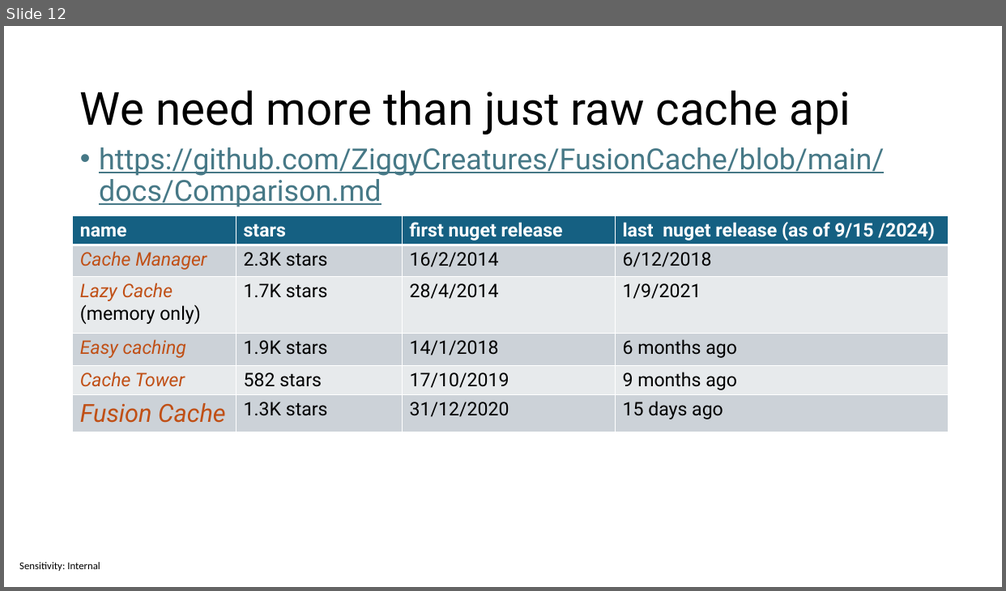
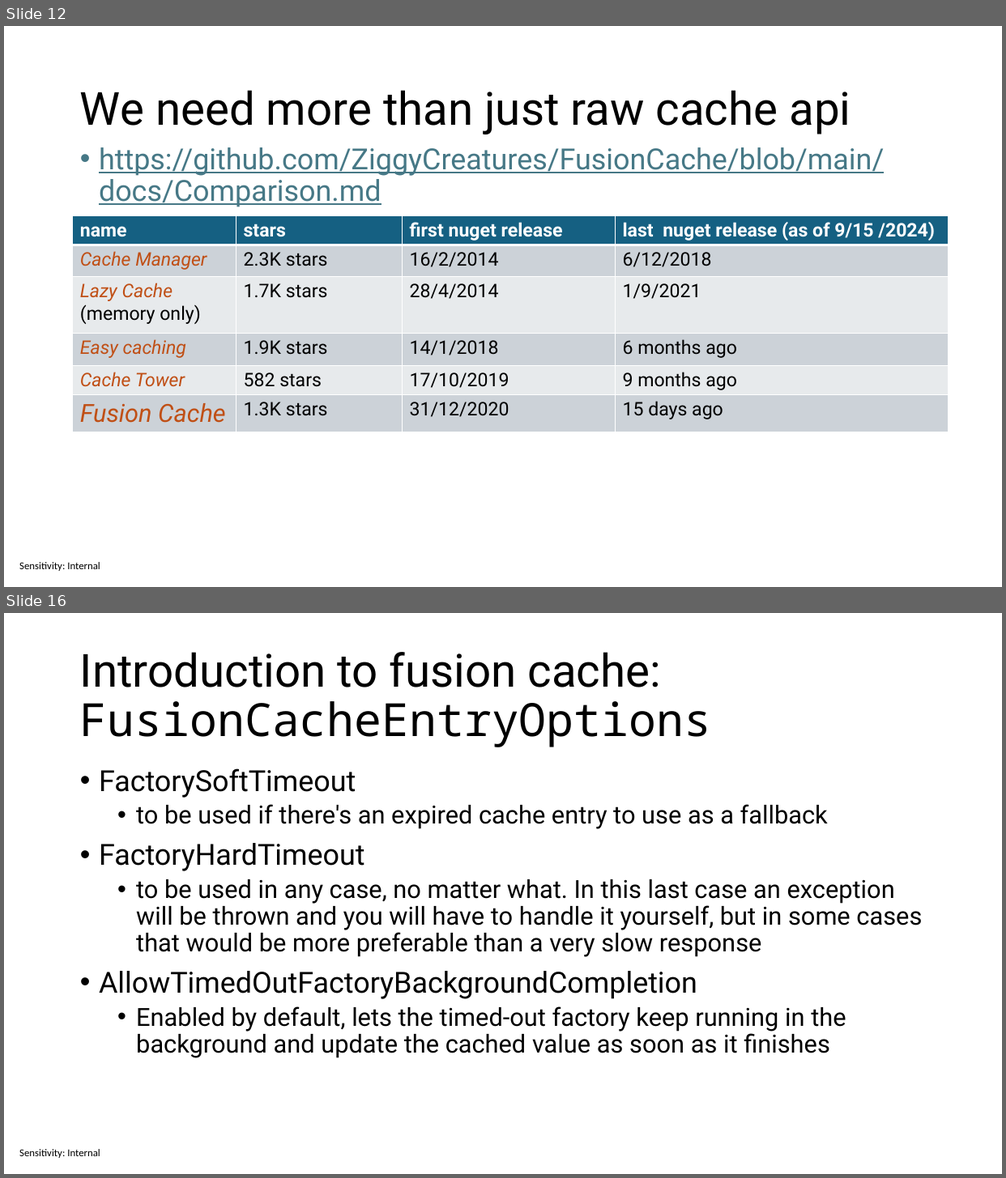
Before and after one commit to sabbadino/cache-like-a-pro-fusion-cache, a slide deck: cache-like-a-pro.pptx. Shown one above the other, each under a label of ours: slide 12 before the commit, slides 12 and 16 after it; the slides between them are not shown. The pictures are 1006x591 and 1006x1178 pixels, drawn with LibreOffice and Linux fonts; fonts in the diff are those of the drawing. Boxes give left, top, right and bottom in pixels: in the first picture for what was removed or moved away, otherwise in the second. Text is boxed around its words. In the diff, an @@ line names an element or a change of style, - is before the commit and + after.

```diff
--- a/cache-like-a-pro.pptx
+++ b/cache-like-a-pro.pptx
@@ slide 16 added at <box>4,613,1002,1174</box>, background #FFFFFF; not listed: 1 template element that a slide beside it also shows @@
@@ title added at <box>80,652,711,747</box>, 44 pt, text #000000 @@
+Introduction to fusion cache: FusionCacheEntryOptions
@@ text added at <box>99,769,922,1059</box>, 24 pt, text #000000 @@
+• FactorySoftTimeout
+  • to be used if there's an expired cache entry to use as a fallback
+• FactoryHardTimeout
+  • to be used in any case, no matter what. In this last case an exception will be thrown and you will have to handle it yourself, but in some cases that would be more preferable than a very slow response
+• AllowTimedOutFactoryBackgroundCompletion
+  • Enabled by default, lets the timed-out factory keep running in the background and update the cached value as soon as it finishes
```
Also in this commit, not shown: 3 slides changed, 6 other slides added, 1 slide removed, 4 other files.
